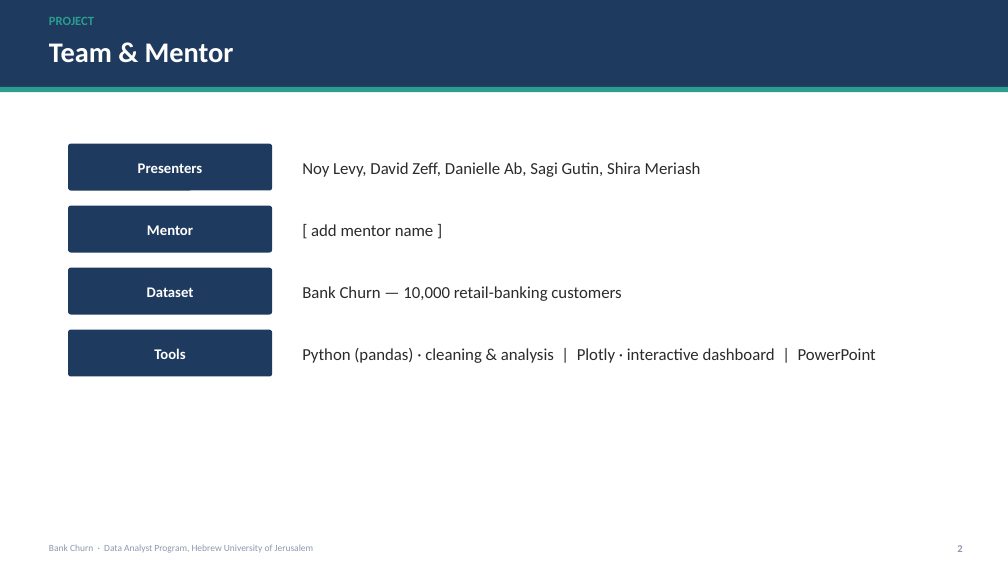
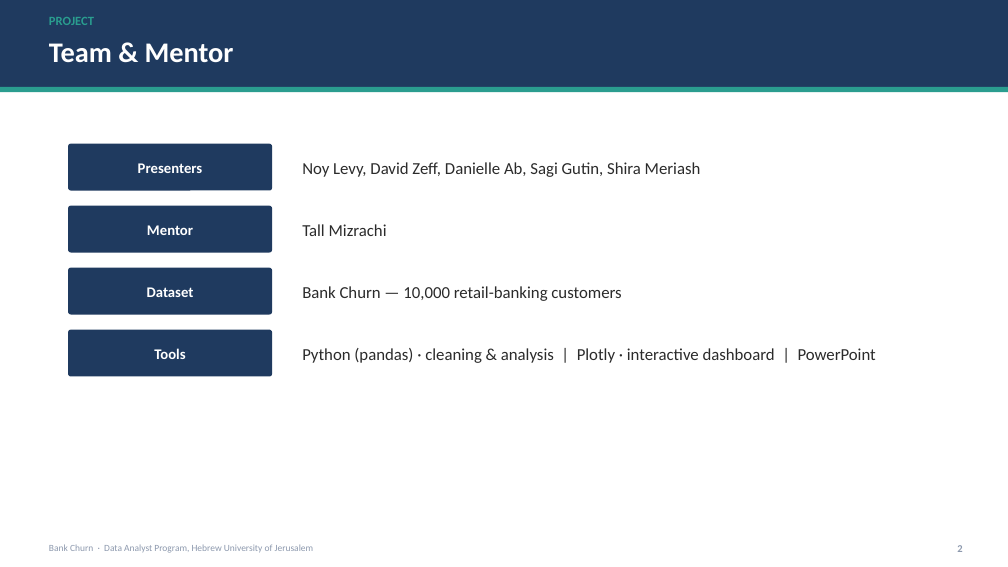
Before and after one commit to DavidZeff1/bank-churn, a slide deck: slide 2 of deliverables/Bank_Churn_Analysis.pptx. Drawn at 1008x567 pixels with LibreOffice and Linux fonts; fonts in the diff are those of the drawing. Boxes give left, top, right and bottom in pixels: in the first picture for what was removed or moved away, otherwise in the second. Text is boxed around its words. In the diff, an @@ line names an element or a change of style, - is before the commit and + after.

```diff
--- a/deliverables/Bank_Churn_Analysis.pptx
+++ b/deliverables/Bank_Churn_Analysis.pptx
@@ text at [302,224,387,236]: text changed @@
-[ add mentor name ]
+Tall Mizrachi
```
Also in this commit, not shown: 3 other files.
